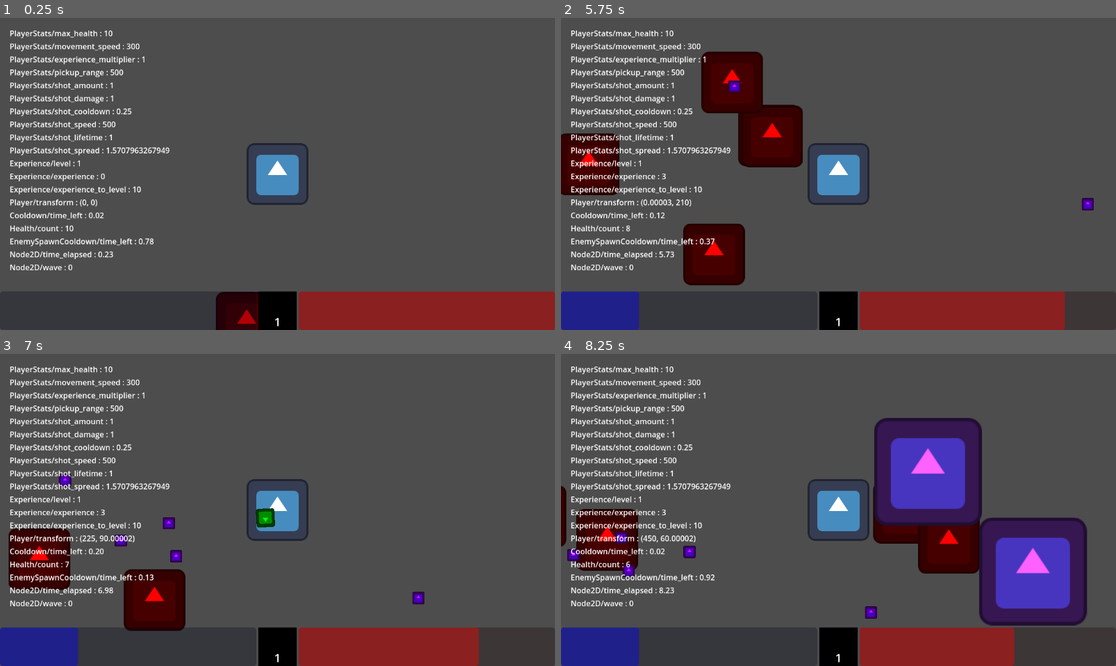
Above: before the commit, frames 1-4 (two rows, left to right).
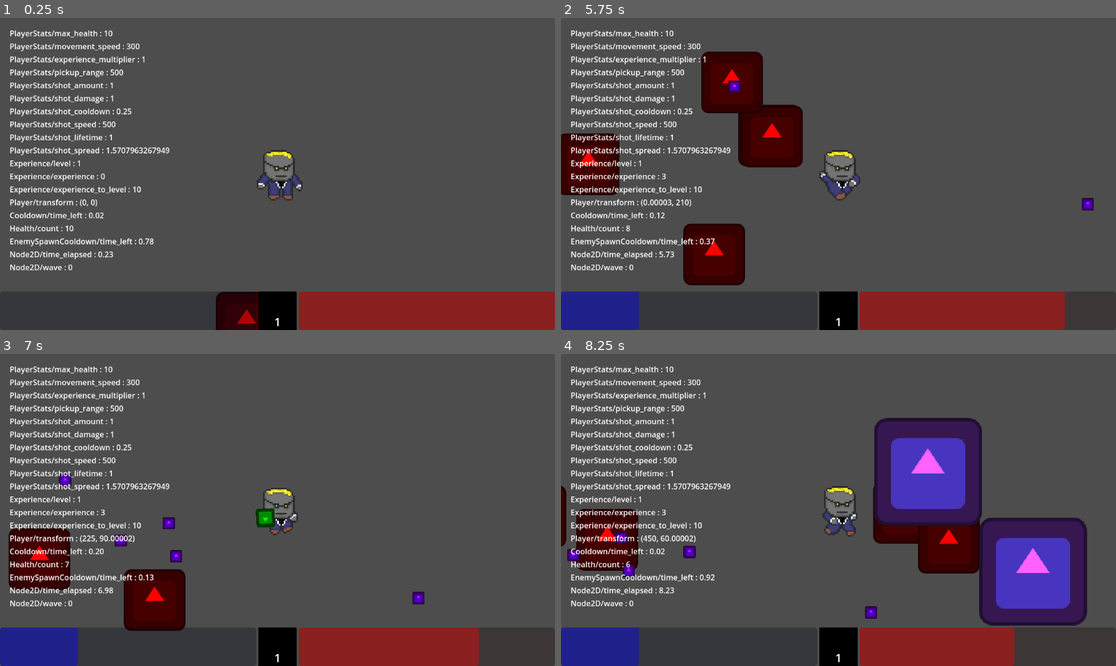
Above: after the commit, the same moments.

Repository: KatalystSoftware/FGJ24
Game: Godot game, scene res://main.tscn
The game is run twice, just before and just after one commit, with the same random seed, the same clock (stepped at 60 frames per second) and the same inputs. The engine's default icon, where the game draws it, is replaced by a stand-in: a white triangle on a blue panel in a dark square.
Inputs:
- Up to frame 1 (0.25 s): no input
- Up to frame 2 (5.75 s): hold D (move_right) 0.53-1.28 s; hold S (move_down) 1.28-2.03 s; hold D (move_right) 2.03-2.78 s; hold W (move_up) 2.78-3.53 s; hold A (move_left) 3.53-5.03 s; hold S (move_down) from 5.03 s (still down)
- Up to frame 3 (7 s): release S (move_down) at 5.78 s; hold D (move_right) 5.78-6.53 s; hold W (move_up) from 6.53 s (still down)
- Up to frame 4 (8.25 s): release W (move_up) at 7.28 s; hold D (move_right) 7.28-8.03 s; hold S (move_down) from 8.03 s (still down)

The runs differ from the first frame. In frame 1, 1.4% of the frame differs, in the area x 44-56%, y 40-60%; in frame 2, 1.4%; in frame 3, 1.2%; in frame 4, 1.6%, in the area x 6-92%, y 27-86%.

Commit message:
add player sprite, idle and walk animation

Diff:
--- a/player/nodes/player.gd
+++ b/player/nodes/player.gd
@@ -16,6 +16,13 @@
 	var movement_direction = Input.get_vector("move_left", "move_right", "move_up", "move_down")
 
 	velocity = movement_direction.normalized() * PlayerStats.movement_speed
+
+	if velocity == Vector2.ZERO:
+		$AnimatedSprite2D.play("idle")
+	else:
+		var moving_to_left = velocity.x < 0
+		$AnimatedSprite2D.flip_h = moving_to_left
+		$AnimatedSprite2D.play("walk")
 
 	move_and_slide()
 
--- a/player/scenes/player.tscn
+++ b/player/scenes/player.tscn
@@ -1,11 +1,66 @@
-[gd_scene load_steps=9 format=3 uid="uid://djhanqyimpptk"]
+[gd_scene load_steps=16 format=3 uid="uid://djhanqyimpptk"]
 
 [ext_resource type="Script" path="res://player/nodes/player.gd" id="1_swtdm"]
-[ext_resource type="Texture2D" uid="uid://y6v62gdaff27" path="res://assets/icon.svg" id="2_8nyt6"]
+[ext_resource type="Texture2D" uid="uid://d3m2prlxphppp" path="res://assets/playerSpriteSheet.png" id="2_4oeg1"]
 [ext_resource type="Script" path="res://player/nodes/player_hitbox.gd" id="3_8vyqf"]
 [ext_resource type="Script" path="res://shared/nodes/health.gd" id="4_o8ns1"]
 [ext_resource type="Script" path="res://player/nodes/experience.gd" id="5_wkw1t"]
 [ext_resource type="Script" path="res://ui/upgrade_options.gd" id="6_3od36"]
+
+[sub_resource type="AtlasTexture" id="AtlasTexture_ecjwn"]
+atlas = ExtResource("2_4oeg1")
+region = Rect2(0, 0, 40, 40)
+
+[sub_resource type="AtlasTexture" id="AtlasTexture_g8vwi"]
+atlas = ExtResource("2_4oeg1")
+region = Rect2(40, 0, 40, 40)
+
+[sub_resource type="AtlasTexture" id="AtlasTexture_bglfj"]
+atlas = ExtResource("2_4oeg1")
+region = Rect2(80, 0, 40, 40)
+
+[sub_resource type="AtlasTexture" id="AtlasTexture_wtknw"]
+atlas = ExtResource("2_4oeg1")
+region = Rect2(120, 0, 40, 40)
+
+[sub_resource type="AtlasTexture" id="AtlasTexture_ut47q"]
+atlas = ExtResource("2_4oeg1")
+region = Rect2(160, 0, 40, 40)
+
+[sub_resource type="AtlasTexture" id="AtlasTexture_0wf8c"]
+atlas = ExtResource("2_4oeg1")
+region = Rect2(200, 0, 40, 40)
+
+[sub_resource type="SpriteFrames" id="SpriteFrames_y8dq5"]
+animations = [{
+"frames": [{
+"duration": 1.0,
+"texture": SubResource("AtlasTexture_ecjwn")
+}, {
+"duration": 1.0,
+"texture": SubResource("AtlasTexture_g8vwi")
+}],
+"loop": true,
+"name": &"idle",
+"speed": 2.0
+}, {
+"frames": [{
+"duration": 1.0,
+"texture": SubResource("AtlasTexture_bglfj")
+}, {
+"duration": 1.0,
+"texture": SubResource("AtlasTexture_wtknw")
+}, {
+"duration": 1.0,
+"texture": SubResource("AtlasTexture_ut47q")
+}, {
+"duration": 1.0,
+"texture": SubResource("AtlasTexture_0wf8c")
+}],
+"loop": true,
+"name": &"walk",
+"speed": 4.0
+}]
 
 [sub_resource type="RectangleShape2D" id="RectangleShape2D_fje8h"]
 size = Vector2(129, 128)
@@ -17,11 +72,16 @@
 collision_mask = 120
 script = ExtResource("1_swtdm")
 
+[node name="AnimatedSprite2D" type="AnimatedSprite2D" parent="."]
+position = Vector2(-0.500002, -0.500002)
+scale = Vector2(3.275, 3.275)
+sprite_frames = SubResource("SpriteFrames_y8dq5")
+animation = &"idle"
+autoplay = "idle"
+frame_progress = 0.351264
+
 [node name="CollisionShape2D" type="CollisionShape2D" parent="."]
 shape = SubResource("RectangleShape2D_fje8h")
-
-[node name="Sprite2D" type="Sprite2D" parent="."]
-texture = ExtResource("2_8nyt6")
 
 [node name="Camera2D" type="Camera2D" parent="."]
 
--- a/project.godot
+++ b/project.godot
@@ -59,5 +59,6 @@
 
 [rendering]
 
+textures/canvas_textures/default_texture_filter=0
 renderer/rendering_method="gl_compatibility"
 renderer/rendering_method.mobile="gl_compatibility"
Not shown, changed: assets/playerSpriteSheet.png.import
